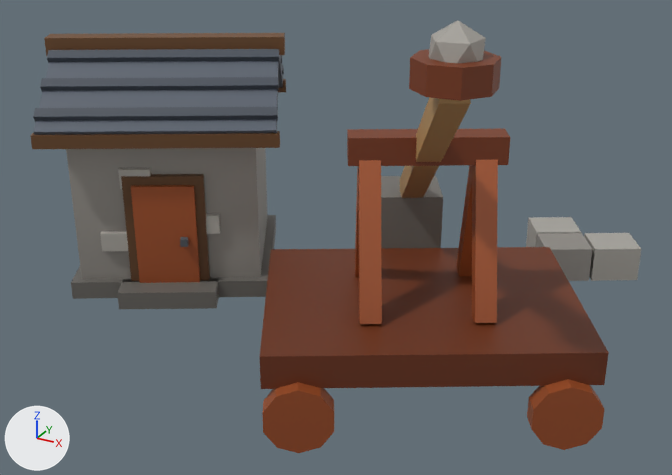
What one commit did to the glTF model art/models/building_29.glb.
One viewpoint serves both versions: a 50 mm camera at (0.6, -1.142, 0.723) aimed at (-0.065, 0.066, 0.119). Arrows for +X, +Y and +Z are at lower left; the lights stay in place. The first picture is the older version. Vertices at exactly the same position are counted once.

In view in the first picture: 'building_29'.
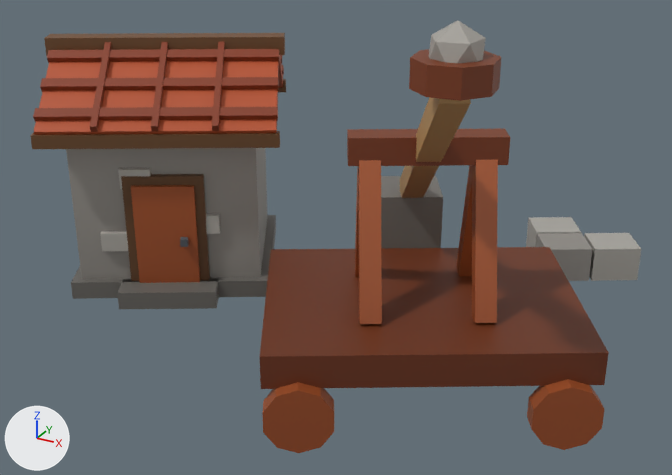
The edits, one by one:
me_building_29 is used by ob_building_29; location (0.0, 0.0, 0.0).
me_building_29 had 394 vertices, 620 faces and spanned x -0.64..0.409, y -0.28..0.478, z -0.05..0.535.
me_building_29 now has 418 vertices, 656 faces and spans x -0.64..0.409, y -0.28..0.478, z -0.05..0.535.
Part 1, on me_building_29:
16 vertices are added at x -0.472..-0.226, y -0.126..0.119, z 0.299..0.408.
8 new vertices lie (0.009, 0.005, 0.0) away from vertices in x -0.472..-0.226, y -0.126..0.068, z 0.299..0.408.
36 new faces join them.
me_building_29 part 2: 96 kept faces spanning x -0.635..-0.144, y -0.165..0.315, z 0.281..0.398 get new vertex colours; the middle colour goes from greyish blue #464d57 to brown #85381c.

Pixel boxes [x1, y1, x2, y2] of what changed, in the pictures (672 x 475 px):
part 1 of me_building_29, added (brown)
    after: [90, 42, 225, 132]
part 2 of me_building_29, recoloured (greyish blue to brown)
    both: [33, 49, 284, 135]
